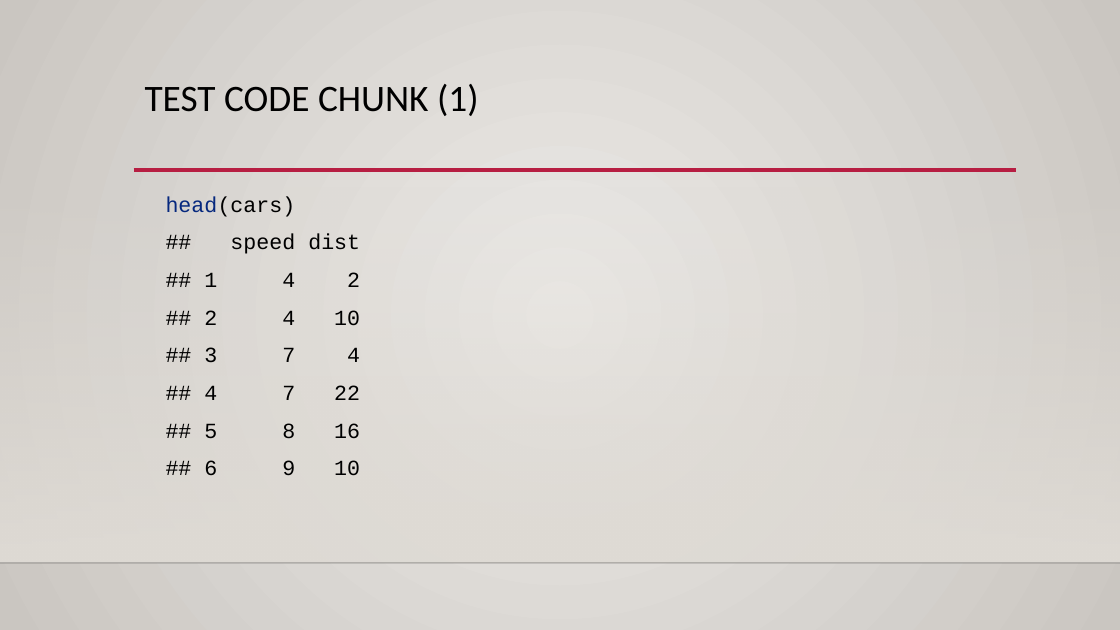
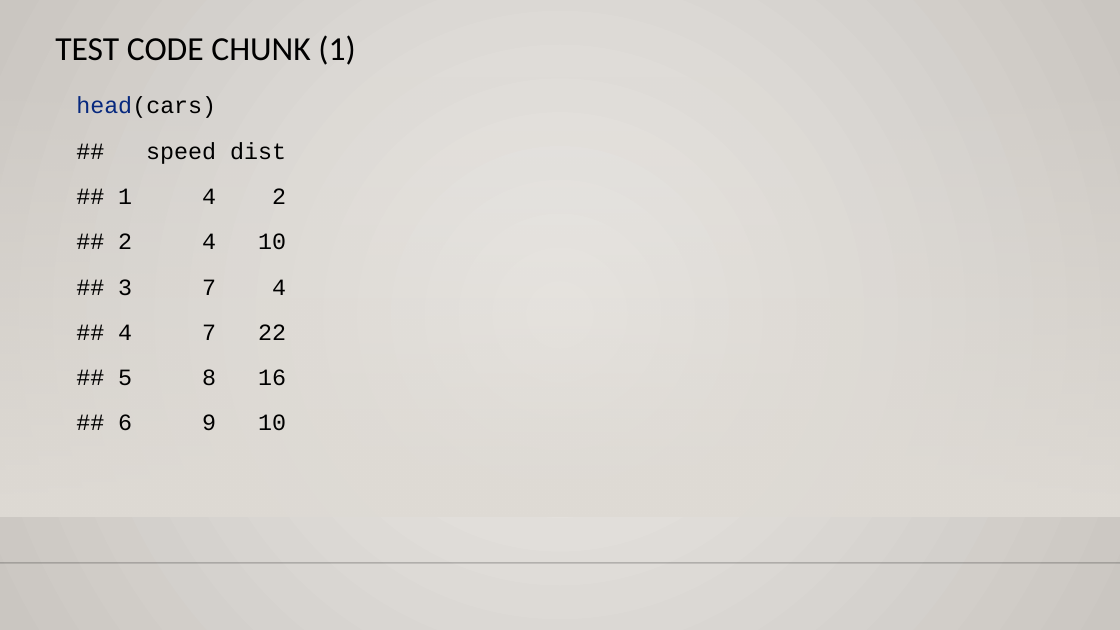
Before and after one commit to icu-hsuzuki/da4r2022_note, a slide deck: slide 4 of ref-ppt-style.pptx. Drawn at 1120x630 pixels with LibreOffice and Linux fonts; fonts in the diff are those of the drawing; background and template pictures are left out. Boxes give left, top, right and bottom in pixels: in the first picture for what was removed or moved away, otherwise in the second. Text is boxed around its words. In the diff, an @@ line names an element or a change of style, - is before the commit and + after.

```diff
--- a/ref-ppt-style.pptx
+++ b/ref-ppt-style.pptx
@@ title "TEST CODE CHUNK (1)": place and size @@
-title "TEST CODE CHUNK (1)" at <box>145,84,479,116</box>
+title "TEST CODE CHUNK (1)" at <box>55,35,355,65</box>
@@ title "TEST CODE CHUNK (1)" at <box>55,35,355,65</box>: size 24 to 21.6 pt @@
@@ rectangle: place and size @@
-rectangle at <box>0,186,1120,563</box>
+rectangle at <box>0,75,1120,516</box>
@@ text "head(cars)": place and size @@
-text "head(cars)" at <box>166,196,360,476</box>
+text "head(cars)" at <box>76,97,286,431</box>
@@ text "head(cars)" at <box>76,97,286,431</box>: size 13.9 to 15 pt; line spacing 1 to 1.2 @@
@@ line removed from (133, 169) to (1016, 169) @@
```
Also in this commit, not shown: 13 other slides changed, 37 other files.
